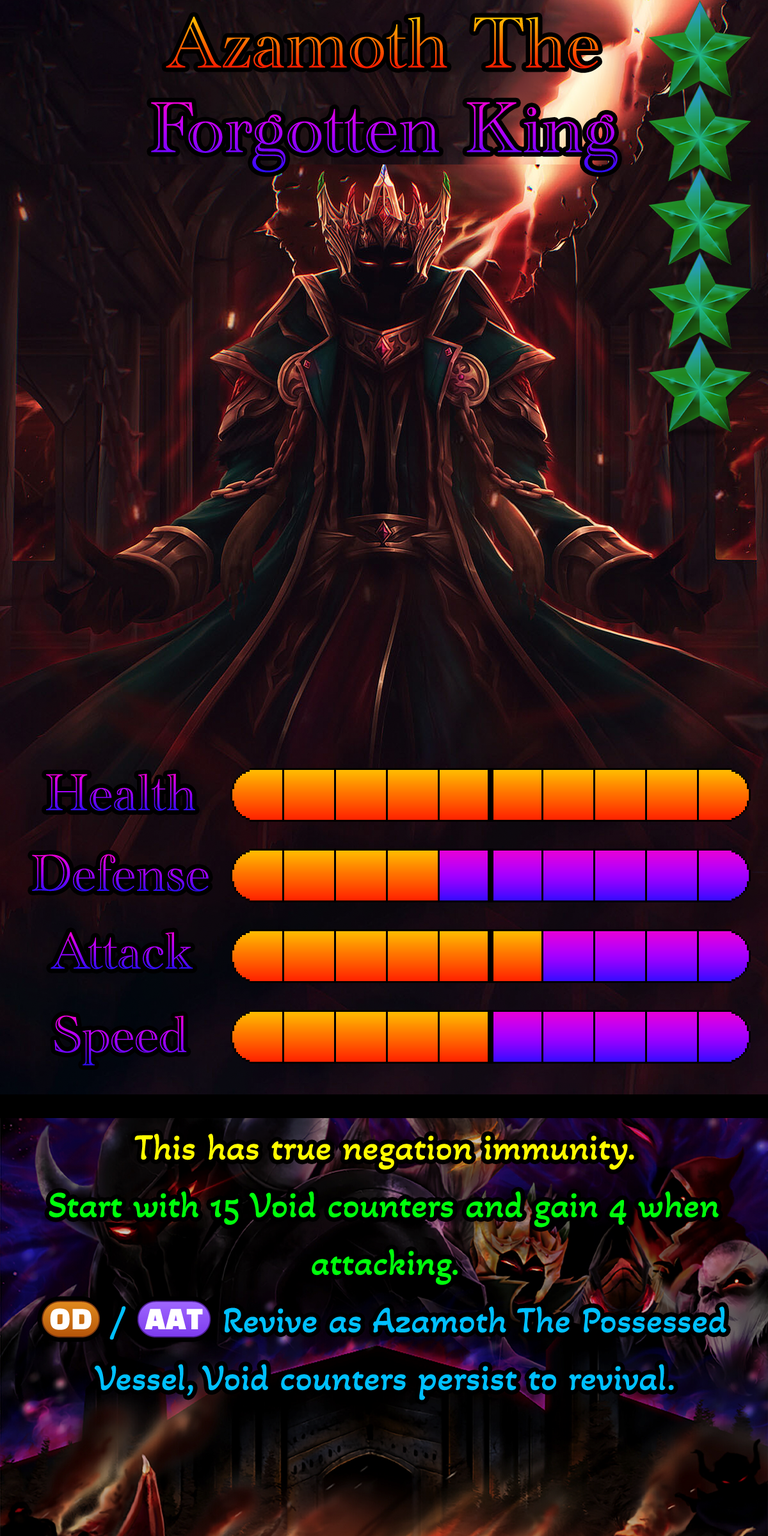
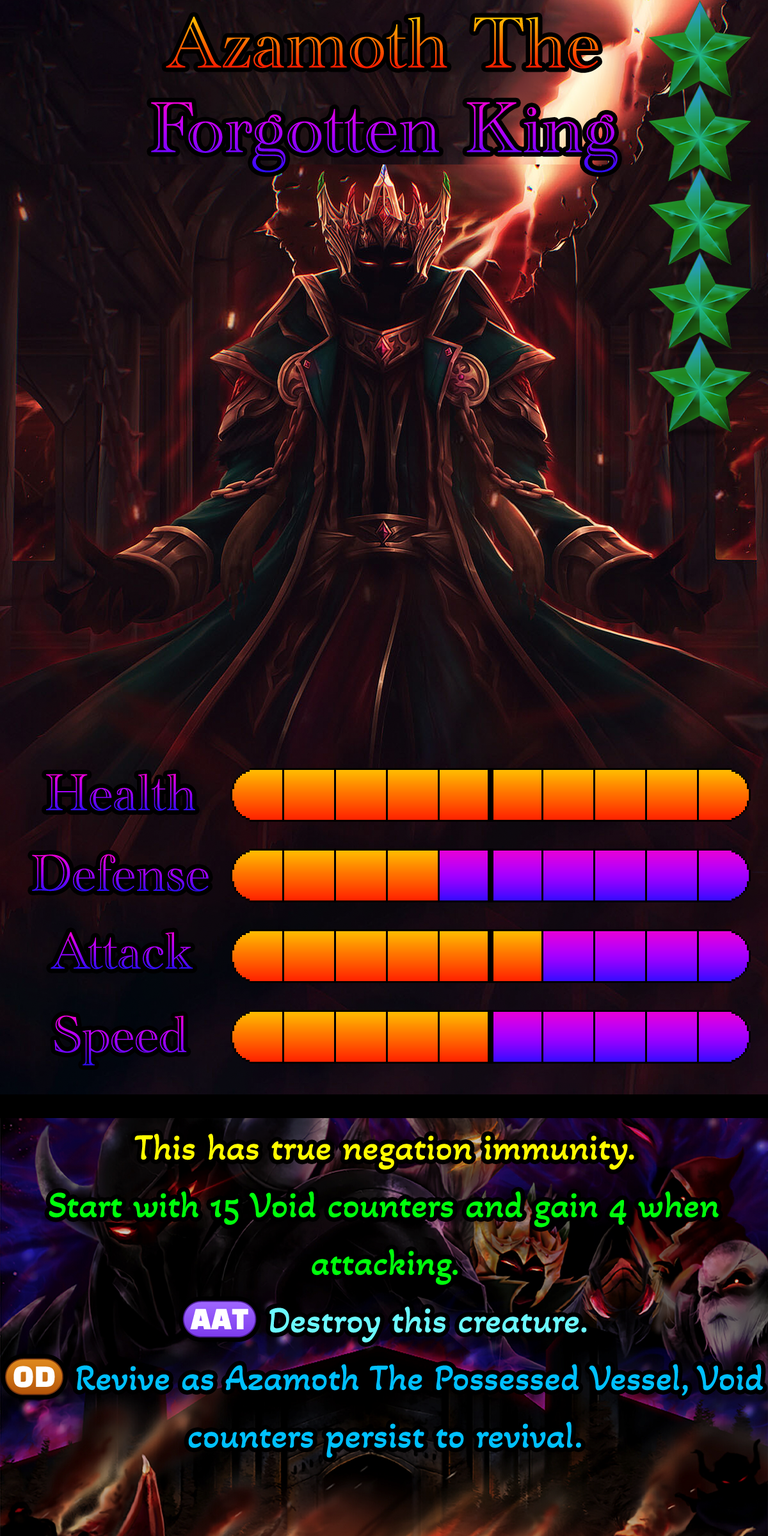
The second 768 × 1536 image is a revision of the first. Changes to its layers:
painted on "Ability" over (x1=5, y1=1135, x2=763, y2=1458)
